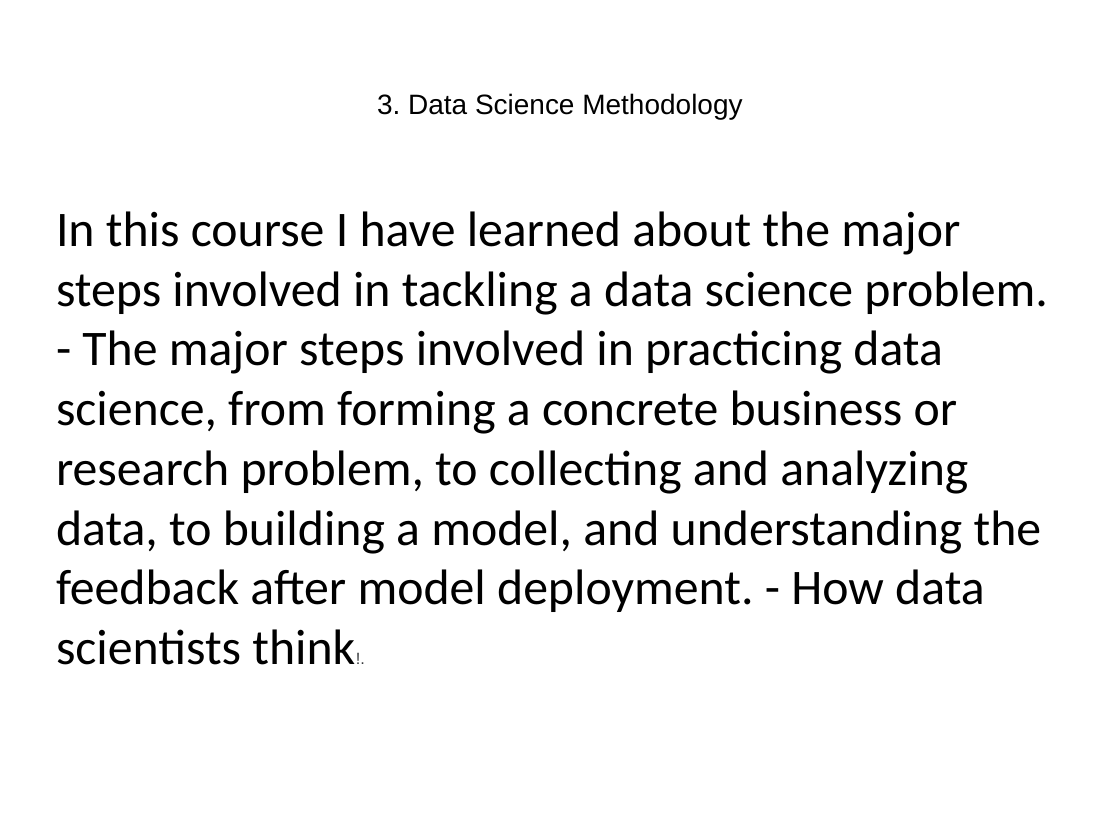
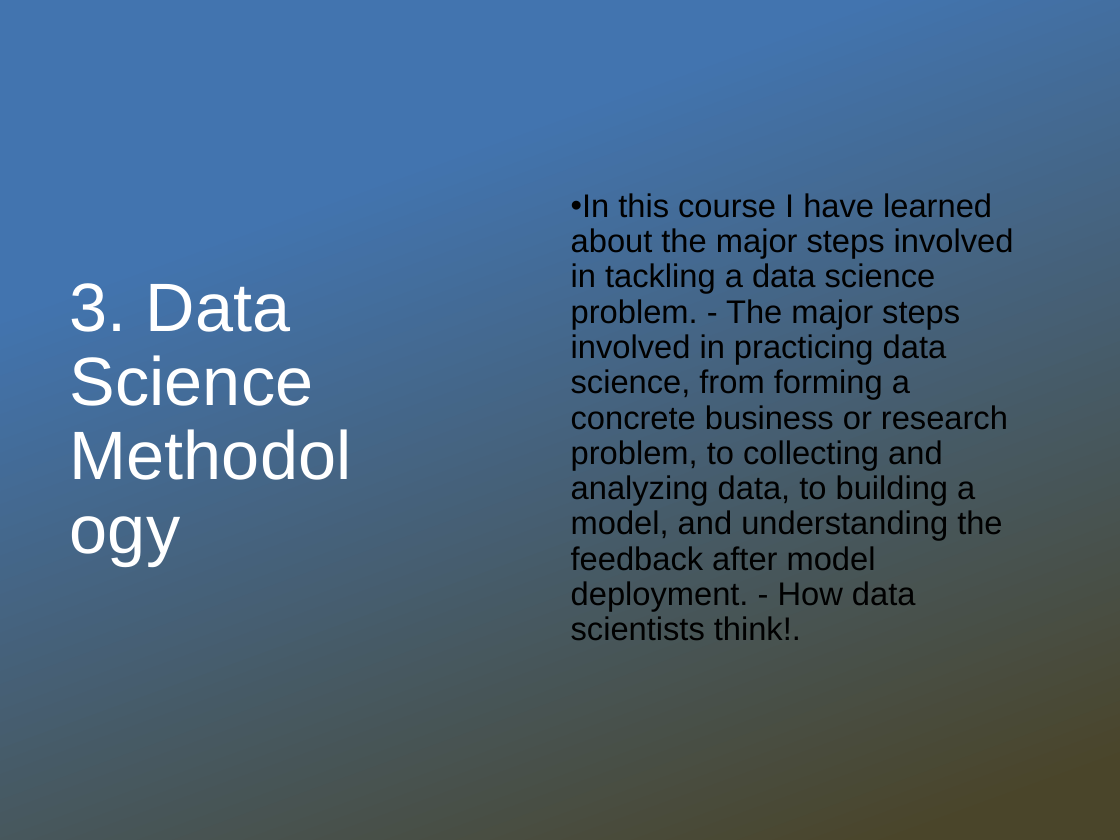
Before and after one commit to Cambi15/Coursera_Capstone-1, a slide deck: slide 5 of presentation.pptx. Drawn at 1120x840 pixels with LibreOffice and Linux fonts; fonts in the diff are those of the drawing; background and template pictures are left out. Boxes give left, top, right and bottom in pixels: in the first picture for what was removed or moved away, otherwise in the second. Text is boxed around its words. In the diff, an @@ line names an element or a change of style, - is before the commit and + after.

```diff
--- a/presentation.pptx
+++ b/presentation.pptx
@@ rectangle added at <box>0,0,1120,840</box>, fill gradient #4274AF to #4A452A @@
@@ text "In this course I have ...": place and size @@
-text "In this course I have ..." at <box>56,211,1048,665</box>
+text "In this course I have ..." at <box>571,193,1014,640</box>
@@ text "In this course I have ..." at <box>571,193,1014,640</box>: size 32 to 21 pt, font Calibri to Arial; size 10.5 to 21 pt, text colour #373A3C to #000000 in "think!."; bullet none to •; line spacing 1 to 0.9; more space between paragraphs; vertical alignment top to middle @@
@@ text "3. Data Science Methodology": place and size @@
-text "3. Data Science Methodology" at <box>377,93,742,119</box>
+text "3. Data Science Methodology" at <box>70,283,313,406</box>
@@ text "3. Data Science Methodology" at <box>70,283,313,406</box>: size 18 to 44 pt, text colour #000000 to #FFFFFF; alignment centre to left; line spacing 1 to 0.9; more space between paragraphs @@
```
Also in this commit, not shown: 11 other slides changed.
